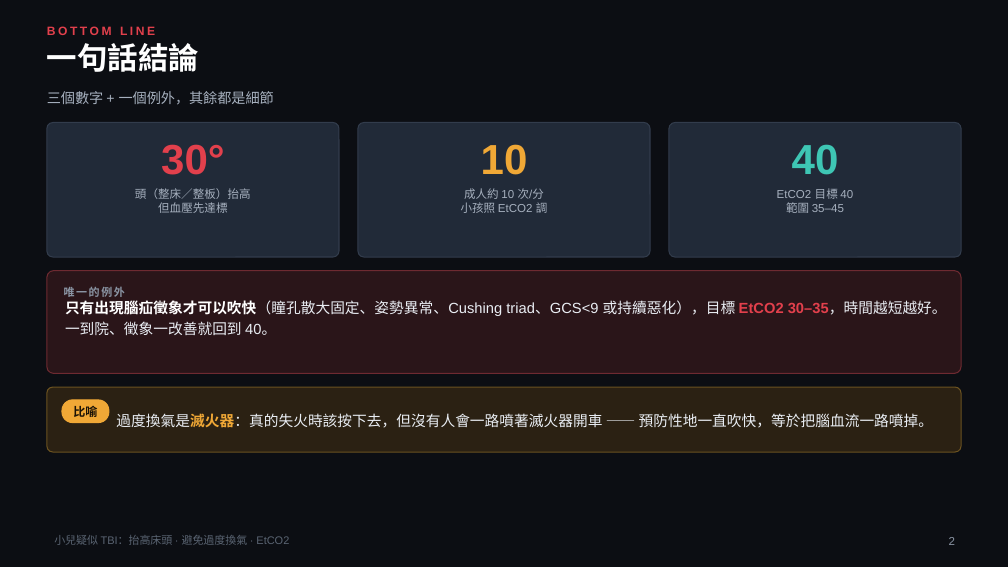
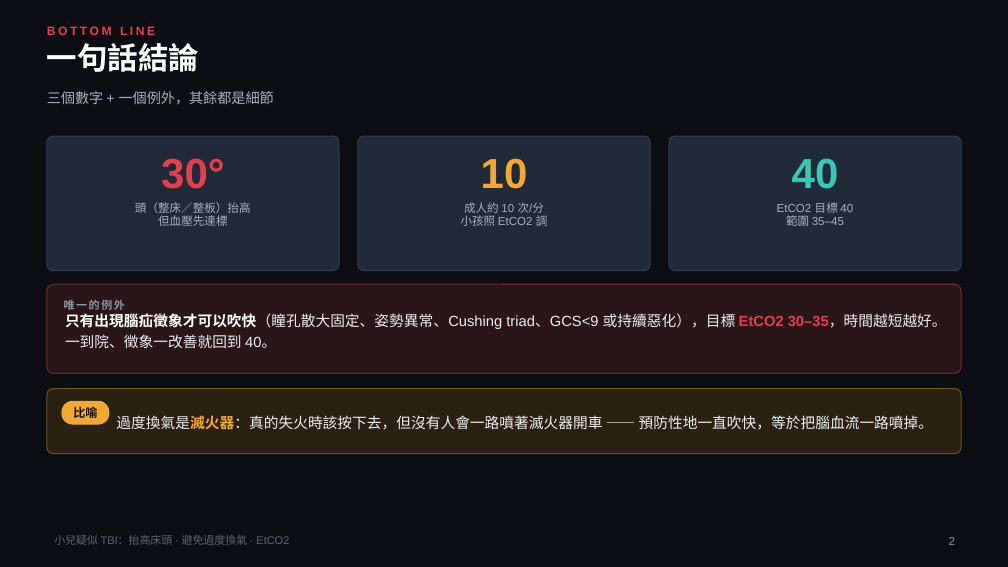
Before and after one commit to limzijiang/ped-tbi-ventilation-position, a slide deck: slide 2 of ped-tbi-etco2-teaching.pptx. Drawn at 1008x567 pixels with LibreOffice and Linux fonts; fonts in the diff are those of the drawing. Boxes give left, top, right and bottom in pixels: in the first picture for what was removed or moved away, otherwise in the second. Text is boxed around its words. In the diff, an @@ line names an element or a change of style, - is before the commit and + after.

```diff
--- a/ped-tbi-etco2-teaching.pptx
+++ b/ped-tbi-etco2-teaching.pptx
@@ 8 texts, 3 rounded rectangles: place and size @@
-8 texts, 3 rounded rectangles at [47,123,961,335]
+8 texts, 3 rounded rectangles at [47,136,961,348]
@@ rounded rectangle: place and size @@
-rounded rectangle at [47,271,961,374]
+rounded rectangle at [47,284,961,374]
@@ rounded rectangle at [47,284,961,374]: proportions changed @@
```
Also in this commit, not shown: 29 other slides changed, 1 other file.
